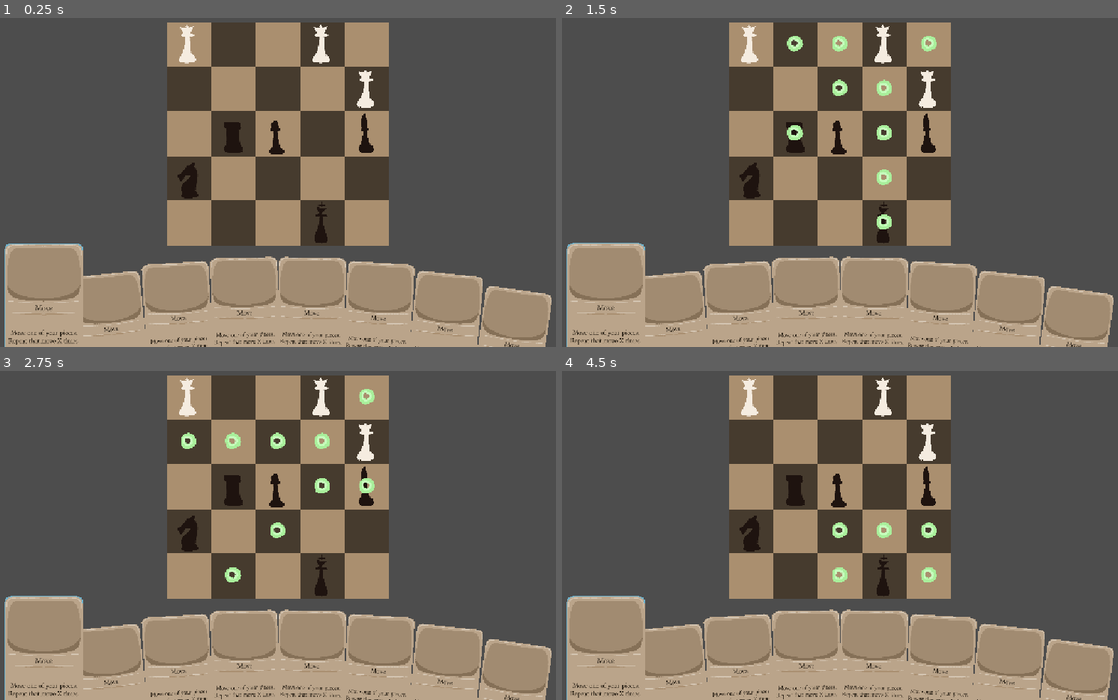
Above: before the commit, frames 1-4 (two rows, left to right).
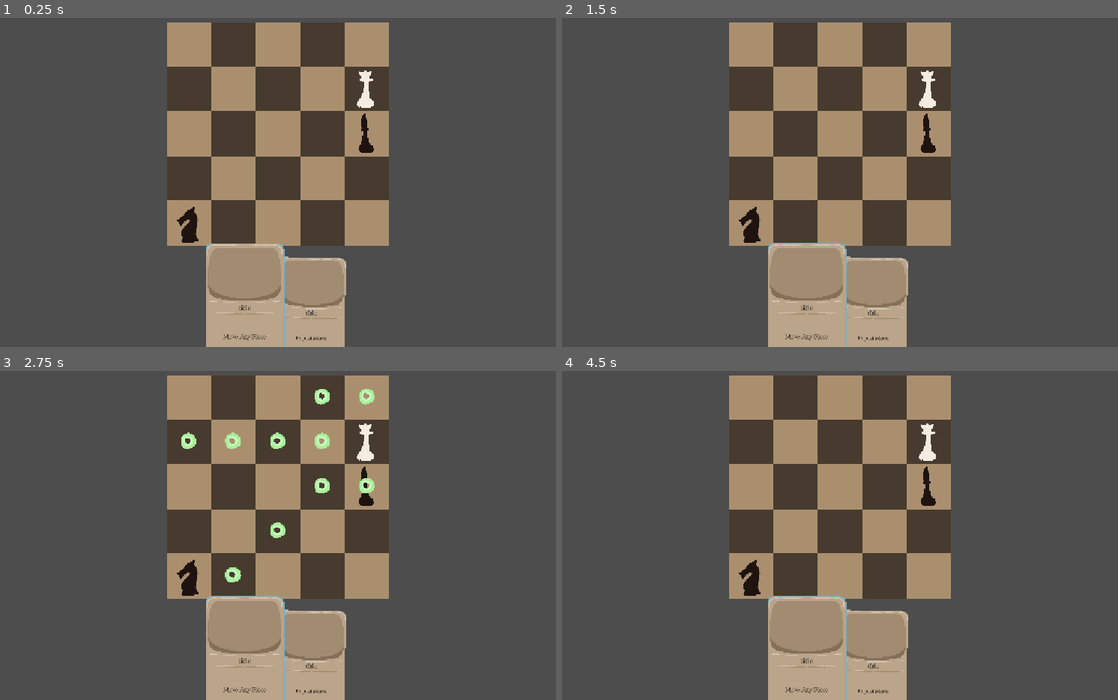
Above: after the commit, the same moments.

Repository: yourname3/gmtk-2026
Game: Godot game, scene res://level.tscn
Same seed, same stepped clock (60 frames per second), same inputs: the game is played once before the commit and once after it.
Inputs (mouse positions are in pixels of both pictures, inside the frame that each line leads up to):
- Up to frame 1 (0.25 s): no input
- Up to frame 2 (1.5 s): tap Enter at 0.5 s; move the mouse to (751, 44) at 0.52 s; click (751, 44) at 0.6 s; tap Space at 1.25 s; move the mouse to (884, 44) at 1.27 s; click (884, 44) at 1.35 s
- Up to frame 3 (2.75 s): tap Enter at 2 s; move the mouse to (366, 443) at 2.02 s; click (366, 443) at 2.1 s
- Up to frame 4 (4.5 s): tap Space at 2.75, 4.25 s; move the mouse to (840, 486) at 2.77 s; click (840, 486) at 2.85 s; tap Enter at 3.5 s; move the mouse to (928, 486) at 3.52 s; click (928, 486) at 3.6 s; move the mouse to (884, 574) at 4.27 s; click (884, 574) at 4.35 s

The runs differ from the first frame. In frame 1, 21% of the frame differs, in the area x 0-100%, y 2-100%; in frame 2, 21%; in frame 3, 21%; in frame 4, 21%.

Commit message:
prototype of multiple card effects

Diff:
--- a/cards/card.gd
+++ b/cards/card.gd
@@ -34,6 +34,10 @@
 func is_selected() -> bool:
 	return selected_card == self
 
+func _update_text() -> void:
+	%Title.text = "title"
+	%Description.text = data.description
+
 func _update_pos() -> void:
 	var tpos := target_position
 	var tscale := target_scale
@@ -54,6 +58,7 @@
 func _physics_process(delta: float) -> void:
 	if Engine.is_editor_hint():
 		_update_pos()
+		_update_text()
 		return
 
 	_update_pos()
@@ -73,12 +78,17 @@
 
 	# Resolve each other step in the card...
 	await data.await_activation_full_resolve()
+	await data.perform_additional_steps()
 
 	queue_free()
 	card_playing = false
 	SignalBus.card_finished_playing.emit()
 
 func _ready() -> void:
+	if Engine.is_editor_hint(): return
+
+	_update_text()
+
 	SignalBus.piece_started_moving.connect(func():
 		if is_selected() and is_activated_on_piece_move():
 			play()
--- a/cards/card_data.gd
+++ b/cards/card_data.gd
@@ -5,8 +5,25 @@
 	PieceMove,
 }
 
-var activation: Activate = Activate.PieceMove
+enum SpecialAbility {
+	None,
+	RepeatMove,
+}
+
+@export var activation: Activate = Activate.PieceMove
+@export var ability: SpecialAbility = SpecialAbility.None
+@export var description: String = "Card description"
 
 func await_activation_full_resolve() -> void:
 	if activation == Activate.PieceMove:
 		await SignalBus.piece_moved
+
+func perform_additional_steps() -> void:
+	if ability == SpecialAbility.RepeatMove:
+		var piece = Piece.last_move_piece
+		var pos := Piece.last_move_end
+		var diff := Piece.last_move_end - Piece.last_move_start
+		for i in range(0, 1):
+			pos += diff
+			Board.move(piece, pos)
+			await SignalBus.piece_moved
--- a/chessboard/board.gd
+++ b/chessboard/board.gd
@@ -12,10 +12,10 @@
 func _move(piece: Piece, position: Vector2i) -> void:
 	piece_map.erase(piece.tile_pos())
 	var existing = piece_map.get(position)
+	piece_map[position] = piece
+	await piece.move(position)
 	if existing:
 		existing.kill()
-	piece_map[position] = piece
-	piece.move(position)
 
 func add_if_on_board(pos: Vector2i, out: MoveCalculator) -> bool:
 	var tile = get_cell_source_id(0, pos)
--- a/level.tscn
+++ b/level.tscn
@@ -20,27 +20,13 @@
 
 [sub_resource type="Resource" id="Resource_km5ld"]
 script = ExtResource("7_n6hdu")
+description = "Move Any Piece"
+metadata/_custom_type_script = "uid://dfant1e3uq18d"
 
-[sub_resource type="Resource" id="Resource_i2t4f"]
+[sub_resource type="Resource" id="Resource_n6hdu"]
 script = ExtResource("7_n6hdu")
-
-[sub_resource type="Resource" id="Resource_8cye3"]
-script = ExtResource("7_n6hdu")
-
-[sub_resource type="Resource" id="Resource_2orkt"]
-script = ExtResource("7_n6hdu")
-
-[sub_resource type="Resource" id="Resource_aicyk"]
-script = ExtResource("7_n6hdu")
-
-[sub_resource type="Resource" id="Resource_8b0r0"]
-script = ExtResource("7_n6hdu")
-
-[sub_resource type="Resource" id="Resource_h6smj"]
-script = ExtResource("7_n6hdu")
-
-[sub_resource type="Resource" id="Resource_v5j5c"]
-script = ExtResource("7_n6hdu")
+ability = 1
+description = "Repeat Move"
 
 [node name="Level" type="Node2D" unique_id=1114344541]
 
@@ -50,37 +36,17 @@
 layer_0/tile_data = PackedInt32Array(0, 0, 0, 65537, 0, 0, 131074, 0, 0, 196611, 0, 0, 262148, 0, 0, 1, 65536, 0, 65538 …(285 unchanged characters)…
 script = ExtResource("2_0b4ue")
 
-[node name="Piece" parent="." unique_id=1279465721 instance=ExtResource("2_vonw3")]
-type = 4
-is_black = false
-
-[node name="Piece3" parent="." unique_id=1638246795 instance=ExtResource("2_vonw3")]
-position = Vector2(768, 0)
-type = 4
-is_black = false
-
 [node name="Piece4" parent="." unique_id=804999838 instance=ExtResource("2_vonw3")]
 position = Vector2(1024, 256)
 type = 4
 is_black = false
 
-[node name="Piece2" parent="." unique_id=677818219 instance=ExtResource("2_vonw3")]
-position = Vector2(512, 512)
-
 [node name="Piece7" parent="." unique_id=554331140 instance=ExtResource("2_vonw3")]
 position = Vector2(1024, 512)
 type = 3
 
-[node name="Piece8" parent="." unique_id=1943055152 instance=ExtResource("2_vonw3")]
-position = Vector2(768, 1024)
-type = 5
-
-[node name="Piece5" parent="." unique_id=684865396 instance=ExtResource("2_vonw3")]
-position = Vector2(256, 512)
-type = 1
-
 [node name="Piece6" parent="." unique_id=1908941343 instance=ExtResource("2_vonw3")]
-position = Vector2(0, 768)
+position = Vector2(0, 1024)
 type = 2
 
 [node name="Camera2D" type="Camera2D" parent="." unique_id=1583186163]
@@ -94,49 +60,13 @@
 script = ExtResource("5_1ainy")
 
 [node name="Card" parent="CardHand" unique_id=1845239000 instance=ExtResource("5_f2txt")]
-position = Vector2(-1343.9999, 187.54593)
-rotation = -0.13999999
+position = Vector2(-192.00002, 3.8397443)
+rotation = -0.020000001
 scale = Vector2(1.0000001, 1.0000001)
 data = SubResource("Resource_km5ld")
 
-[node name="Card2" parent="CardHand" unique_id=337932815 instance=ExtResource("5_f2txt")]
-position = Vector2(-959.99994, 95.84007)
-rotation = -0.099999994
+[node name="Card3" parent="CardHand" unique_id=1865166656 instance=ExtResource("5_f2txt")]
+position = Vector2(192.00002, 3.8397443)
+rotation = 0.020000001
 scale = Vector2(1.0000001, 1.0000001)
-data = SubResource("Resource_i2t4f")
-
-[node name="Card3" parent="CardHand" unique_id=1865166656 instance=ExtResource("5_f2txt")]
-position = Vector2(-575.99994, 34.539265)
-rotation = -0.059999995
-scale = Vector2(1.0000001, 1.0000001)
-data = SubResource("Resource_8cye3")
-
-[node name="Card4" parent="CardHand" unique_id=1228237210 instance=ExtResource("5_f2txt")]
-z_index = 2
-position = Vector2(-191.99998, -29.999998)
-scale = Vector2(1.1499999, 1.1499999)
-data = SubResource("Resource_2orkt")
-
-[node name="Card5" parent="CardHand" unique_id=1189207938 instance=ExtResource("5_f2txt")]
-position = Vector2(192.00002, 3.8397439)
-rotation = 0.019999998
-scale = Vector2(1.0000001, 1.0000001)
-data = SubResource("Resource_aicyk")
-
-[node name="Card6" parent="CardHand" unique_id=1096020293 instance=ExtResource("5_f2txt")]
-position = Vector2(576.00006, 34.539265)
-rotation = 0.059999995
-scale = Vector2(1.0000001, 1.0000001)
-data = SubResource("Resource_8b0r0")
-
-[node name="Card7" parent="CardHand" unique_id=807533421 instance=ExtResource("5_f2txt")]
-position = Vector2(960.00006, 95.84007)
-rotation = 0.099999994
-scale = Vector2(1.0000001, 1.0000001)
-data = SubResource("Resource_h6smj")
-
-[node name="Card8" parent="CardHand" unique_id=99005393 instance=ExtResource("5_f2txt")]
-position = Vector2(1343.9999, 187.54593)
-rotation = 0.13999999
-scale = Vector2(1.0000001, 1.0000001)
-data = SubResource("Resource_v5j5c")
+data = SubResource("Resource_n6hdu")
--- a/piece/piece.gd
+++ b/piece/piece.gd
@@ -4,6 +4,10 @@
 
 const COLOR_WHITE: Color = Color("f5ece0")
 const COLOR_BLACK: Color = Color("1e130f")
+
+static var last_move_start: Vector2i = Vector2i.ZERO
+static var last_move_end: Vector2i = Vector2i.ZERO
+static var last_move_piece: Piece = null
 
 enum Type {
 	PAWN,
@@ -102,6 +106,9 @@
 
 # Actually moves a piece.
 func move(target: Vector2i) -> void:
+	last_move_piece = self
+	last_move_start = tile_pos()
+	last_move_end = target
 	var tween = create_tween()
 
 	var anim := &"hop"
@@ -115,7 +122,7 @@
 	var time := 0.2 + 0.1 * abs_dist
 
 	SignalBus.piece_started_moving.emit()
-
+	%AnimationPlayer.stop()
 	tween.tween_property(self, ^"position", target * 256.0, time).set_ease(Tween.EASE_IN_OUT).set_trans(Tween.TRANS_CUBIC)
 	%AnimationPlayer.play(anim, -1, 0.2 / time)
 	await tween.finished
